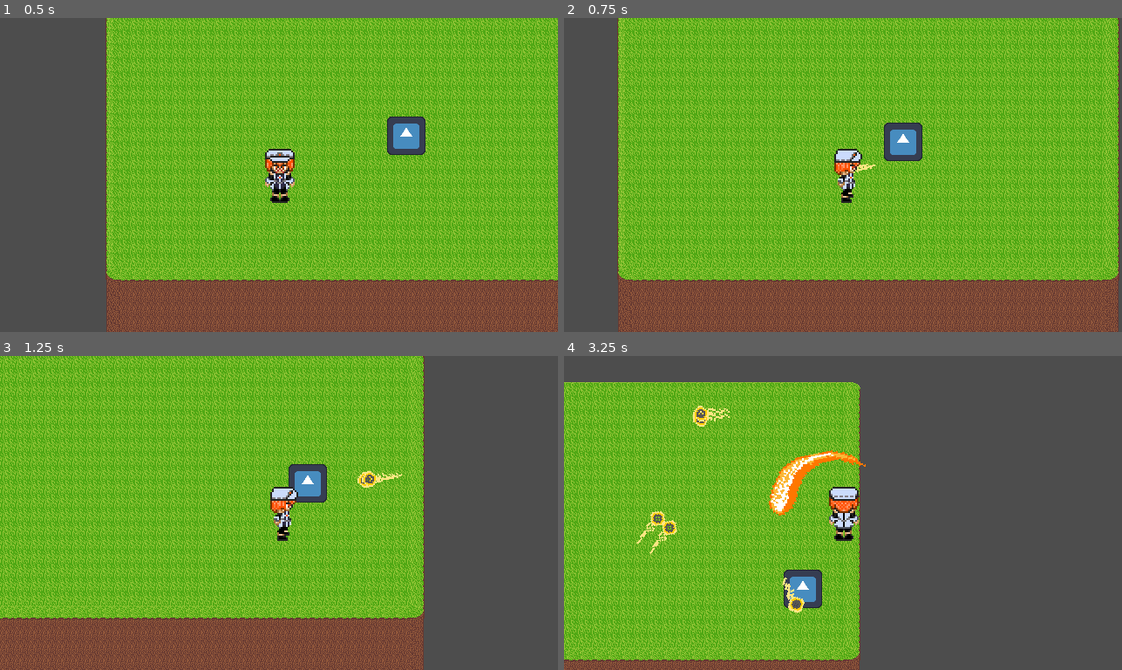
Above: before the commit, frames 1-4 (two rows, left to right).
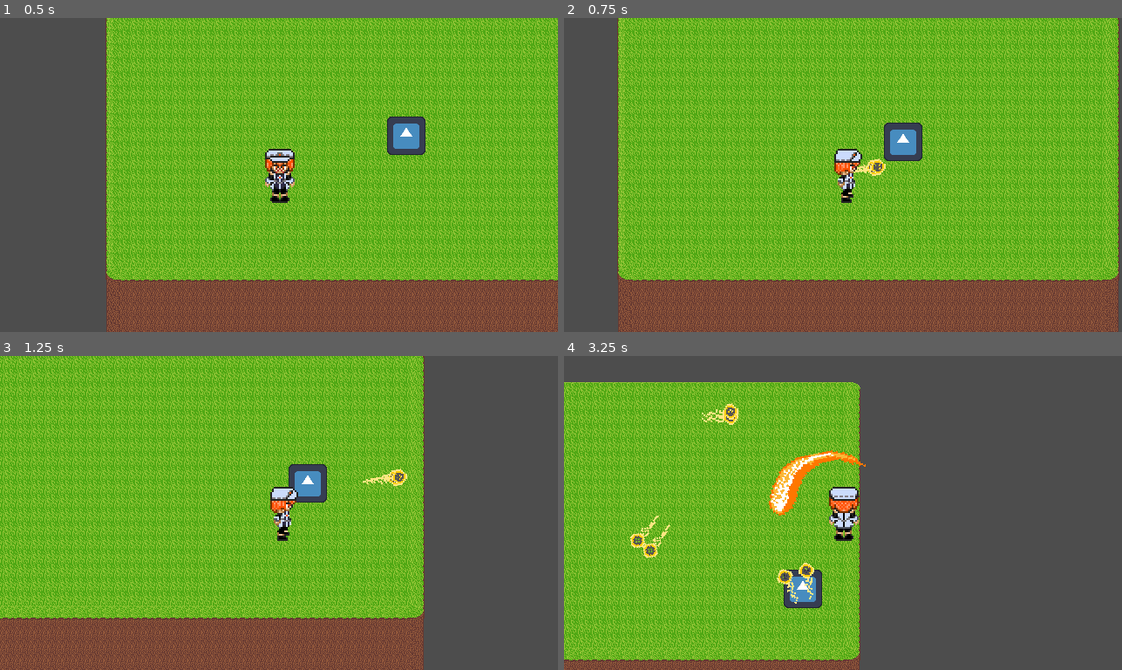
Above: after the commit, the same moments.

Repository: NiroJr/TheHerosFall
Game: Godot game, scene res://Scenes/main.tscn
The game is run twice, just before and just after one commit, with the same random seed, the same clock (stepped at 60 frames per second) and the same inputs. The engine's default icon, where the game draws it, is replaced by a stand-in: a white triangle on a blue panel in a dark square.
Inputs (mouse positions are in pixels of both pictures, inside the frame that each line leads up to):
- Up to frame 1 (0.5 s): no input
- Up to frame 2 (0.75 s): move the mouse to (965, 159) at 0.52 s; hold D (Right) from 0.53 s (still down); click (965, 159) at 0.6 s
- Up to frame 3 (1.25 s): keep holding D (Right)
- Up to frame 4 (3.25 s): move the mouse to (731, 528) at 1.27 s; release D (Right) at 1.28 s; hold S (Down) 1.28-2.03 s; tap X (sword_swing) at 1.35, 2.85 s; move the mouse to (898, 443) at 2.02 s; hold D (Right) 2.03-2.78 s; click (898, 443) at 2.1 s; move the mouse to (815, 575) at 2.77 s; hold W (Up) from 2.78 s (still down); click (815, 575) at 2.92 s

Frame 1 is identical in both runs. In frame 2, 0.2% of the frame differs, in the area x 49-58%, y 44-51%; in frame 3, 0.3%; in frame 4, 1.1%, in the area x 11-45%, y 15-82%.

Commit message:
Fixed Projectile Direction

Diff:
--- a/Scripts/projectile.gd
+++ b/Scripts/projectile.gd
@@ -10,7 +10,7 @@
 
 func _ready():
 	global_position = spawnPos
-	global_rotation = spawnRot
+	global_rotation = spawnRot + PI
 	sprite.play("default");
 
 func _physics_process(delta):
@@ -18,7 +18,7 @@
 	var collision = move_and_collide(velocity * delta)
 	if collision:
 		dir = velocity.bounce(collision.get_normal()).angle()
-		global_rotation = dir
+		global_rotation = dir + PI
 
 func _on_life_timeout() -> void:
 	queue_free()
